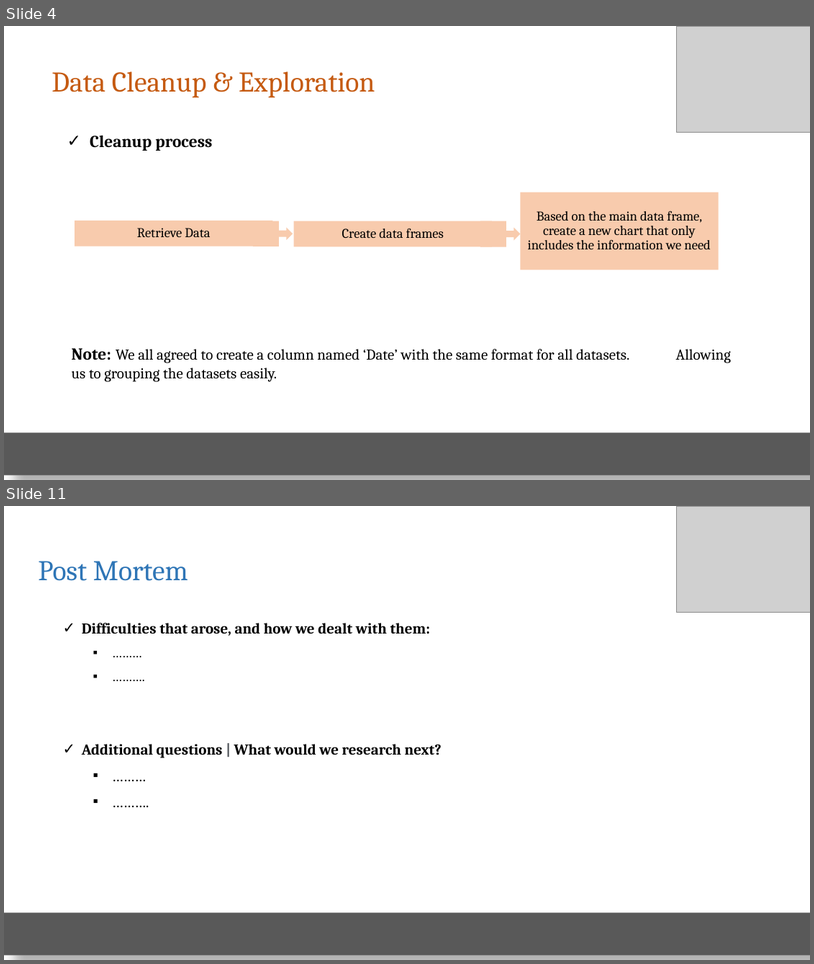
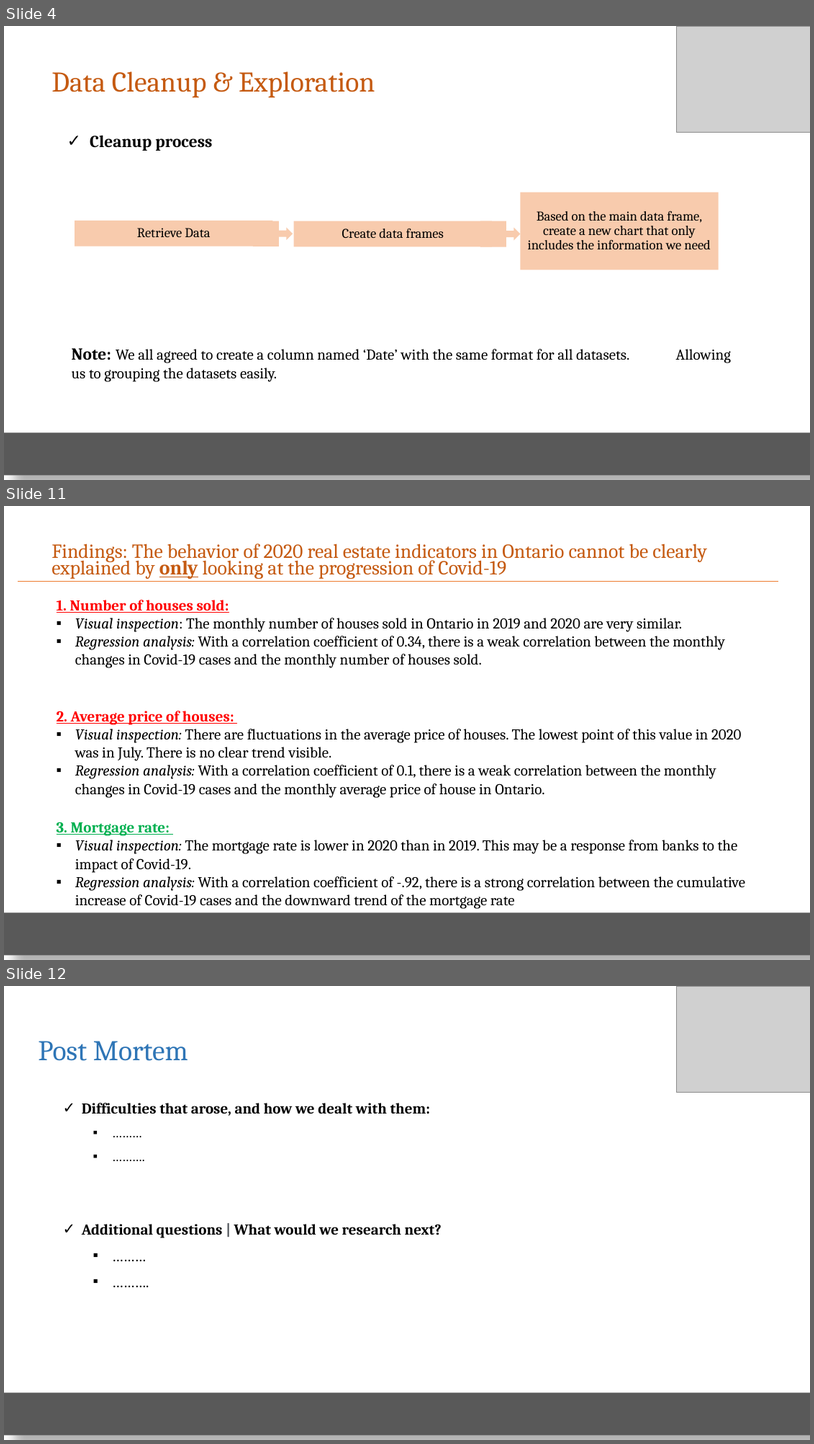
Before and after one commit to elubanska/GTA_real_estate_market, a slide deck: Presentation_proj_1/Real Estate Mkt.pptx. Shown one above the other, each under a label of ours: slides 4 and 11 before the commit, slides 4, 11 and 12 after it; the slides between them are not shown. The pictures are 814x964 and 814x1444 pixels, drawn with LibreOffice and Linux fonts; fonts in the diff are those of the drawing; grey boxes stand for pictures. Boxes give left, top, right and bottom in pixels: in the first picture for what was removed or moved away, otherwise in the second. Text is boxed around its words. In the diff, an @@ line names an element or a change of style, - is before the commit and + after.

```diff
--- a/Presentation_proj_1/Real Estate Mkt.pptx
+++ b/Presentation_proj_1/Real Estate Mkt.pptx
@@ slide 11 added at bbox=[4, 506, 810, 960], background #FFFFFF @@
@@ text added at bbox=[52, 543, 707, 579], 23.8 pt, text #C55A11 @@
+Findings: The behavior of 2020 real estate indicators in Ontario cannot be clearly explained by only looking at the progression of Covid-19
@@ line added from (18, 581) to (779, 581), #ED7D31 0.5 pt @@
@@ text added at bbox=[57, 600, 725, 668], 18 pt, text #000000 @@
+1. Number of houses sold:
+▪ Visual inspection: The monthly number of houses sold in Ontario in 2019 and 2020 are very similar.
+▪ Regression analysis: With a correlation coefficient of 0.34, there is a weak correlation between the monthly changes in Covid-19 cases and the monthly number of houses sold.
@@ text added at bbox=[57, 710, 742, 798], 18 pt, text #000000 @@
+2. Average price of houses:
+▪ Visual inspection: There are fluctuations in the average price of houses. The lowest point of this value in 2020 was in July. There is no clear trend visible.
+▪ Regression analysis: With a correlation coefficient of 0.1, there is a weak correlation between the monthly changes in Covid-19 cases and the monthly average price of house in Ontario.
@@ text added at bbox=[57, 821, 746, 908], 18 pt, text #000000 @@
+3. Mortgage rate:
+▪ Visual inspection: The mortgage rate is lower in 2020 than in 2019. This may be a response from banks to the impact of Covid-19.
+▪ Regression analysis: With a correlation coefficient of -.92, there is a strong correlation between the cumulative increase of Covid-19 cases and the downward trend of the mortgage rate
@@ rectangle added at bbox=[4, 913, 810, 955], fill #595959 @@
@@ what was slide 11 is now slide 12 @@
```
Also in this commit, not shown: 2 slides changed, 5 other slides added, 6 slides removed, 2 other files.
